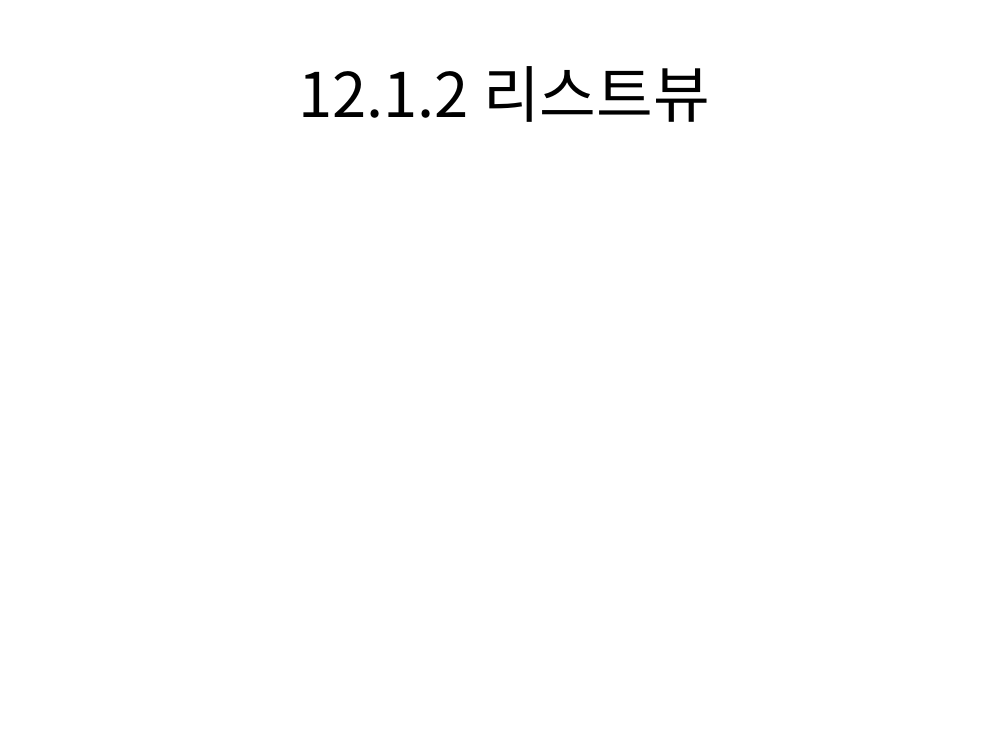
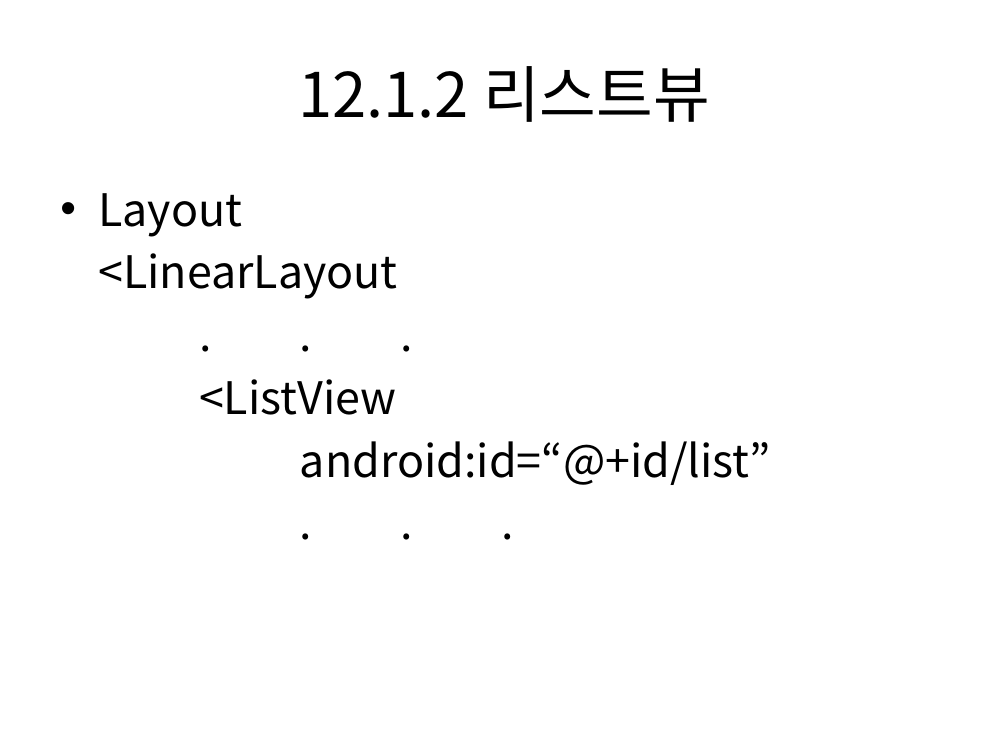
Before and after one commit to dummyFirst/NHK_Japanese, a slide deck: slide 7 of Android/안드로이드 프로그래밍 정복/Chapter12 어댑터뷰.pptx (slide 4 before the commit). Drawn at 1008x756 pixels with LibreOffice and Linux fonts; fonts in the diff are those of the drawing. Boxes give left, top, right and bottom in pixels: in the first picture for what was removed or moved away, otherwise in the second. Text is boxed around its words. In the diff, an @@ line names an element or a change of style, - is before the commit and + after.

Commit message:
Add 리스트뷰

```diff
--- a/Android/안드로이드 프로그래밍 정복/Chapter12 어댑터뷰.pptx
+++ b/Android/안드로이드 프로그래밍 정복/Chapter12 어댑터뷰.pptx
@@ text added at [98, 193, 771, 485], 32 pt, text #000000 @@
+• Layout
+<LinearLayout
+. . .
+<ListView
+android:id=“@+id/list”
+. . .
```
Also in this commit, not shown: 4 other slides changed, 5 slides added.
